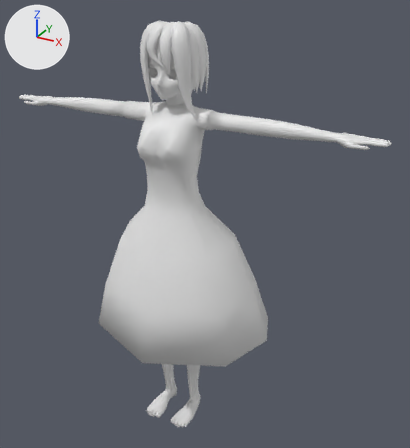
What one commit did to the FBX model Assets/Meshes/ShadowGirl.fbx.
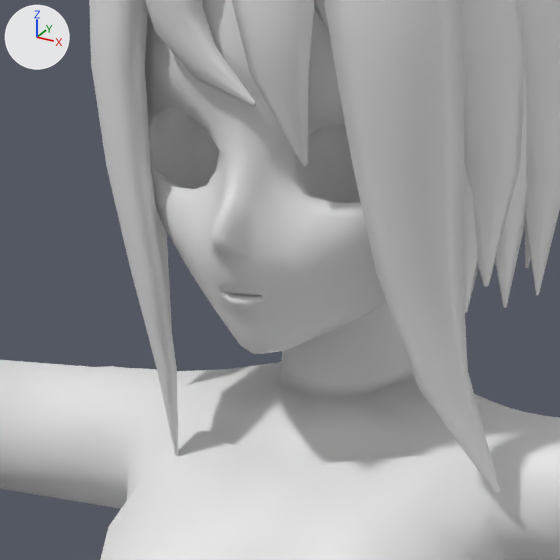
Old and new are each drawn whole from a 50 mm camera at (4.83, -7.8, 7.96) aimed at (0.39, 0.28, 3.92) and again close up on the part from 31% to 50% of the width and 12% to 29% of the height. Arrows for +X, +Y and +Z are at upper left; the lights stay in place. Where no turn or scale is listed for an object, it has been applied to the vertices.

Names of what the first close-up shows: 'NurbsPath', 'body'.
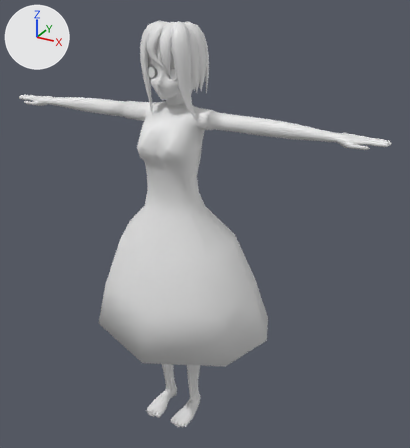
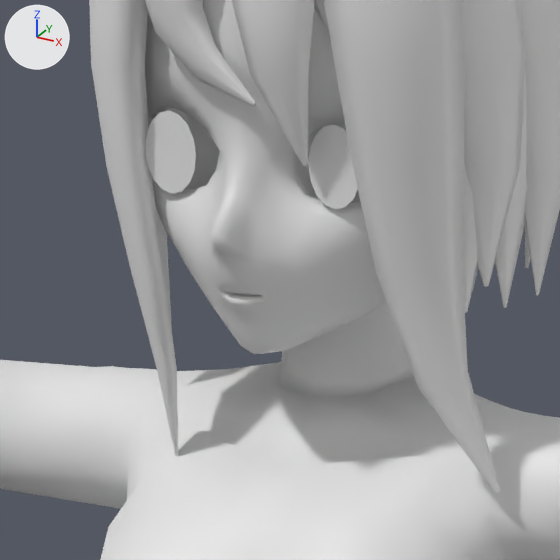
The edits, one by one:
me_circle_002 is used by ob_body; location (0.0, 0.0, 0.0).
me_circle_002 had 3929 vertices, 3934 faces and spanned x -3.43..3.43, y -1.26..1.15, z 0.03..7.28.
me_circle_002 now has 3963 vertices, 3966 faces and spans x -3.43..3.43, y -1.26..1.15, z 0.03..7.28.
me_circle_002 part 1: a new loose piece of 17 vertices spanning x 0.14..0.26, y -0.36, z 6.5..6.67, in mat_yo (white #e7e7e7).
me_circle_002 part 2: a new loose piece of 17 vertices spanning x -0.26..-0.14, y -0.36, z 6.5..6.67, in mat_yo (white #e7e7e7).

Pixel boxes [x1, y1, x2, y2] of what changed, in the close-ups (560 x 560 px):
part 1 of me_circle_002, added
    after: [308, 124, 358, 209]
part 2 of me_circle_002, added
    after: [145, 110, 196, 194]
